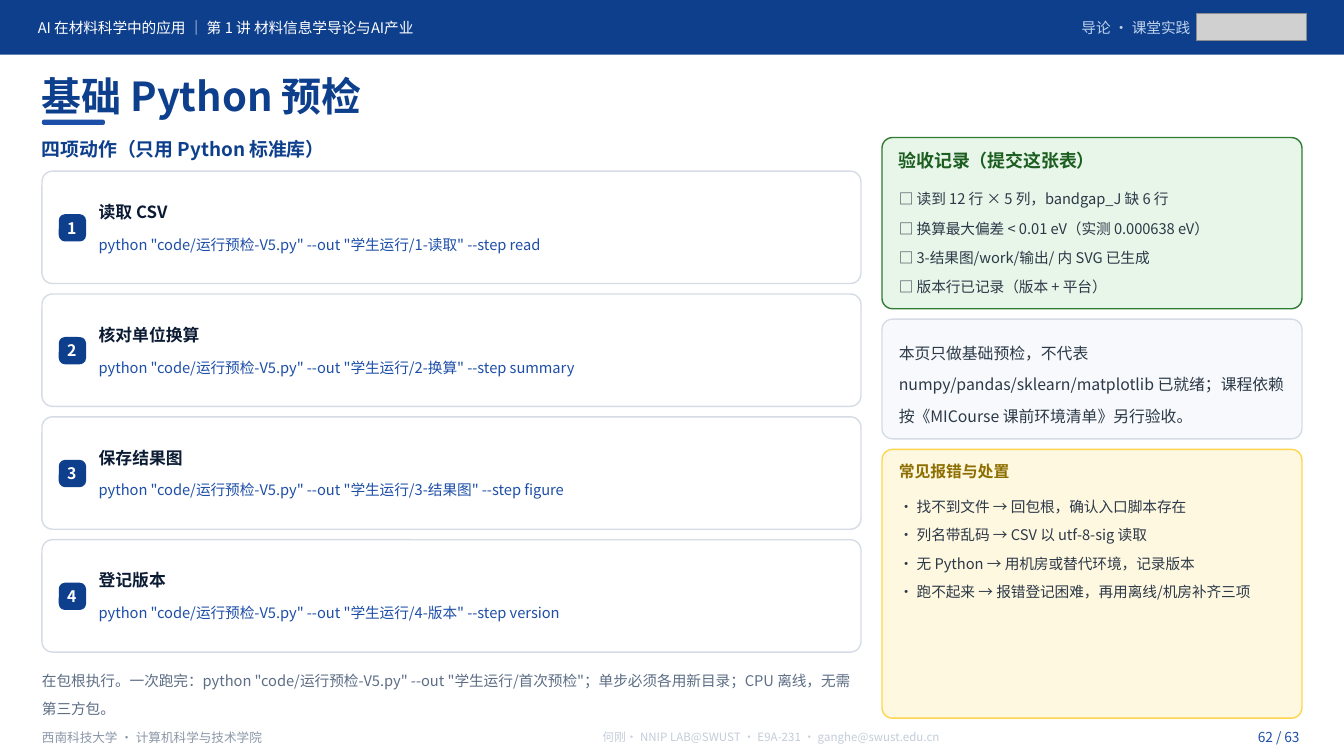
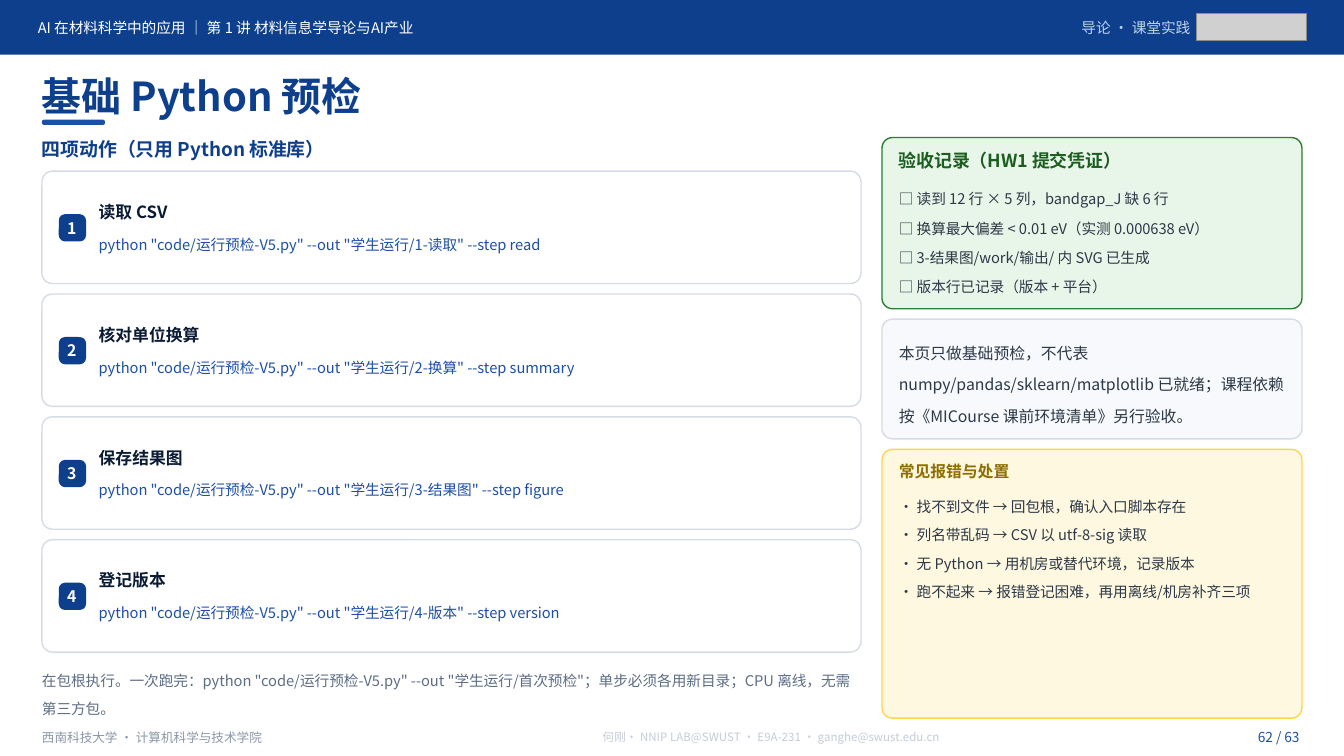
Before and after one commit to cosfrist/Applications-of-Artificial-Intelligence-in-Materials-Science-SWUST, a slide deck: slide 62 of lectures/01-材料信息学导论与AI产业/AI在材料科学中的应用-第1讲 材料信息学导论与AI产业-V5.pptx. Drawn at 1344x756 pixels with LibreOffice and Linux fonts; fonts in the diff are those of the drawing; grey boxes stand for pictures. Boxes give left, top, right and bottom in pixels: in the first picture for what was removed or moved away, otherwise in the second. Text is boxed around its words. In the diff, an @@ line names an element or a change of style, - is before the commit and + after.

```diff
--- a/lectures/01-材料信息学导论与AI产业/AI在材料科学中的应用-第1讲 材料信息学导论与AI产业-V5.pptx
+++ b/lectures/01-材料信息学导论与AI产业/AI在材料科学中的应用-第1讲 材料信息学导论与AI产业-V5.pptx
@@ text at <box>899,151,1121,169</box>: text changed @@
-验收记录（提交这张表）
+验收记录（HW1 提交凭证）
```
Also in this commit, not shown: 7 other slides changed, 24 other files.
